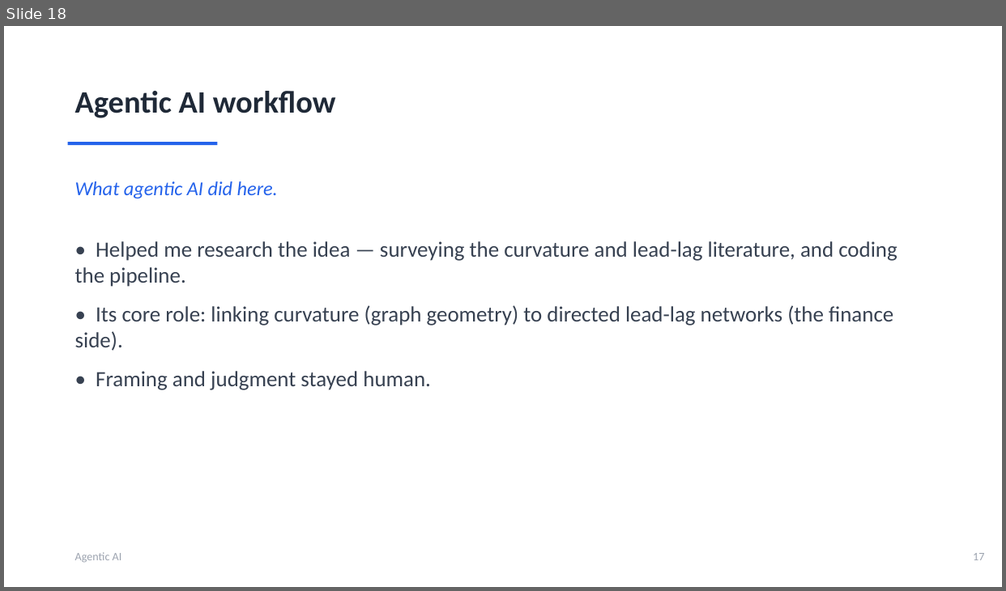
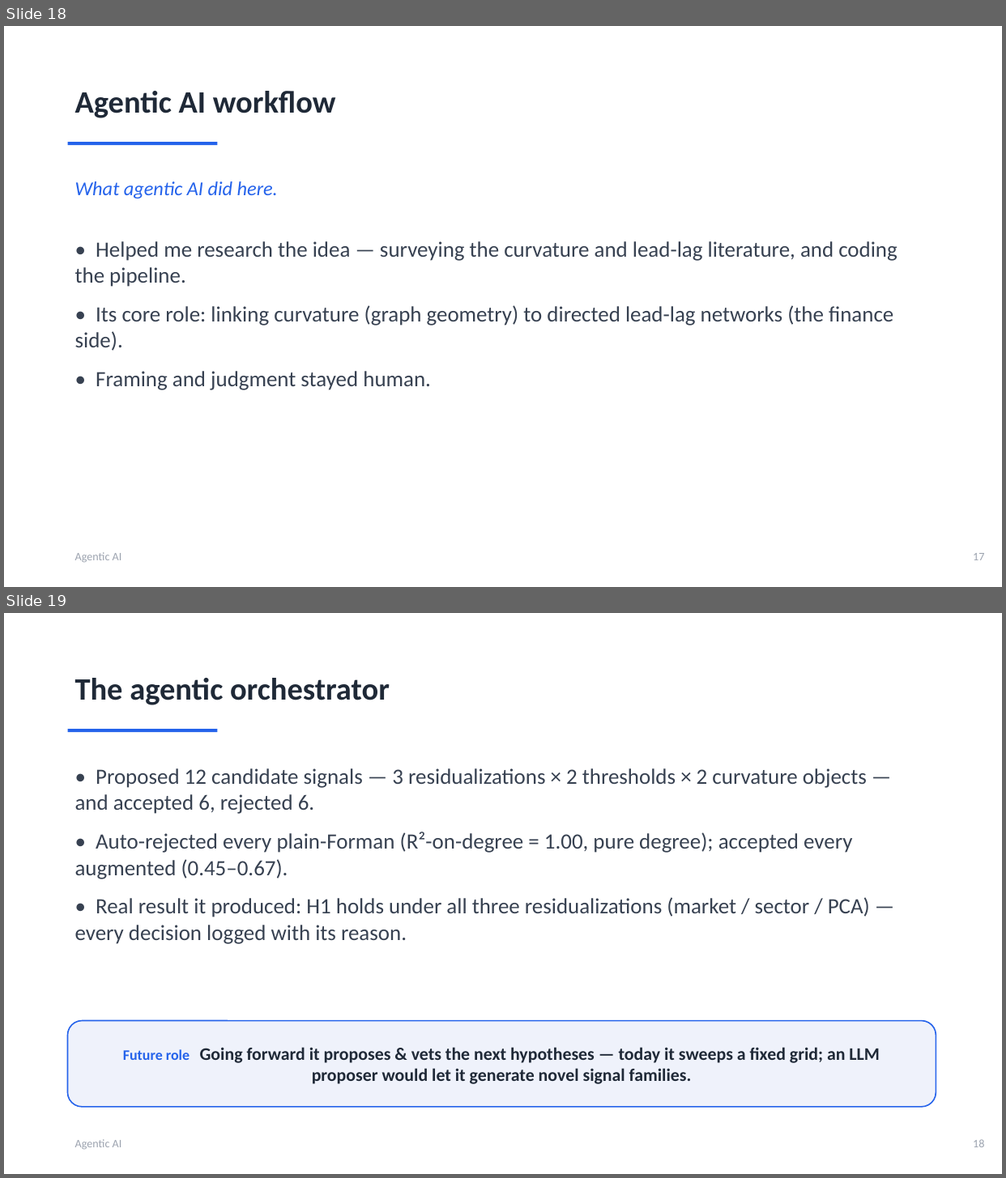
Before and after one commit to ivan-sit/Curvature-Lead-Lag-Model, a slide deck: slides/Ricci_Curvature_LeadLag.pptx. Shown one above the other, each under a label of ours: slide 18 before the commit, slides 18 and 19 after it. The pictures are 1006x591 and 1006x1178 pixels, drawn with LibreOffice and Linux fonts; fonts in the diff are those of the drawing. Boxes give left, top, right and bottom in pixels: in the first picture for what was removed or moved away, otherwise in the second. Text is boxed around its words. In the diff, an @@ line names an element or a change of style, - is before the commit and + after.

```diff
--- a/slides/Ricci_Curvature_LeadLag.pptx
+++ b/slides/Ricci_Curvature_LeadLag.pptx
@@ slide 19 added at (x1=4, y1=613, x2=1002, y2=1174), background #FFFFFF @@
@@ text added at (x1=75, y1=678, x2=390, y2=705), 30 pt, text #1F2937, bold @@
+The agentic orchestrator
@@ rectangle added at (x1=68, y1=729, x2=217, y2=732), fill #2563EB @@
@@ text added at (x1=75, y1=769, x2=870, y2=944), 21 pt, text #374151 @@
+• Proposed 12 candidate signals — 3 residualizations × 2 thresholds × 2 curvature objects — and accepted 6, rejected 6.
+• Auto-rejected every plain-Forman (R²-on-degree = 1.00, pure degree); accepted every augmented (0.45–0.67).
+• Real result it produced: H1 holds under all three residualizations (market / sector / PCA) — every decision logged with its reason.
@@ rounded rectangle added at (x1=68, y1=1021, x2=936, y2=1107), fill #EFF2FB, outline #2563EB 1.25 pt, 17 pt, text #1F2937, bold @@
+Future role Going forward it proposes & vets the next hypotheses — today it sweeps a fixed grid; an LLM proposer would let it generate novel signal families.
@@ text added at (x1=75, y1=1139, x2=122, y2=1149), 11 pt, text #9CA3AF @@
+Agentic AI
@@ text added at (x1=973, y1=1139, x2=984, y2=1148), 11 pt, text #9CA3AF @@
+18
```
Also in this commit, not shown: 3 slides changed, 1 other file.
